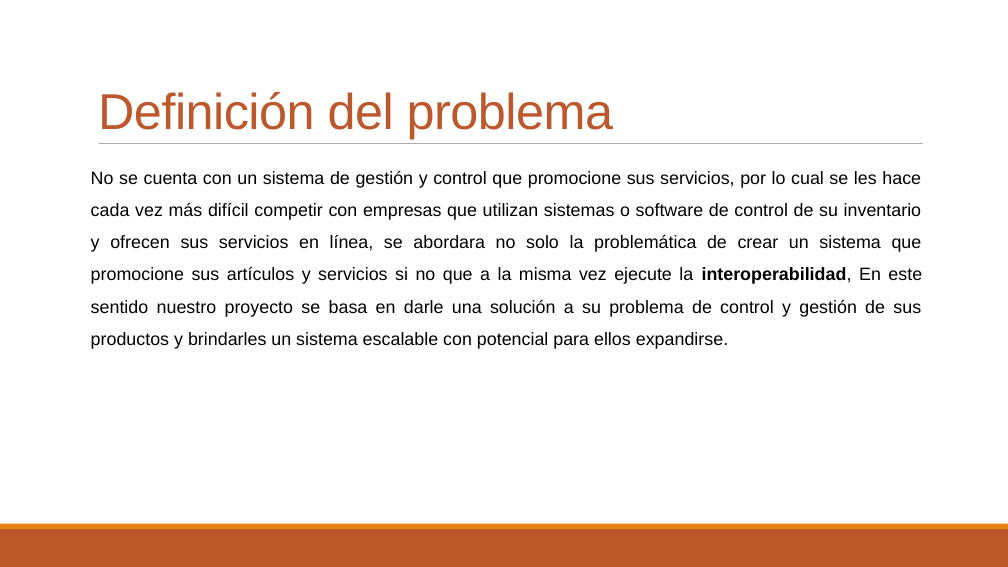
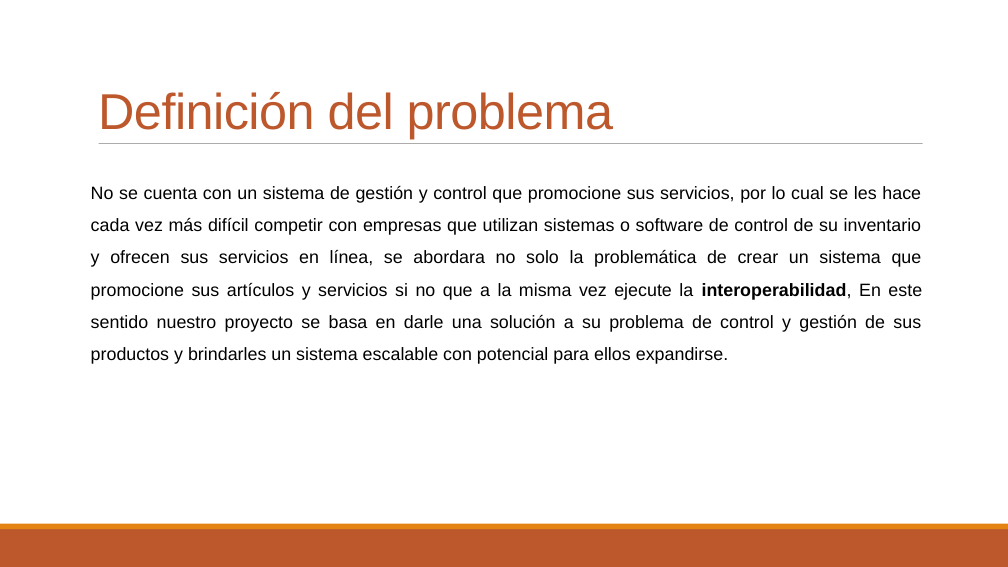
Before and after one commit to Edwinutec2017/tesisoracle-, a slide deck: slide 5 of nuevo/diapositiva_policomerce.pptx. Drawn at 1008x567 pixels with LibreOffice and Linux fonts; fonts in the diff are those of the drawing. Boxes give left, top, right and bottom in pixels: in the first picture for what was removed or moved away, otherwise in the second. Text is boxed around its words. In the diff, an @@ line names an element or a change of style, - is before the commit and + after.

```diff
--- a/nuevo/diapositiva_policomerce.pptx
+++ b/nuevo/diapositiva_policomerce.pptx
@@ text "No se cuenta con un ...": place and size @@
-text "No se cuenta con un ..." at [91,171,922,349]
+text "No se cuenta con un ..." at [91,186,922,364]
```
Also in this commit, not shown: 2 other slides changed.
